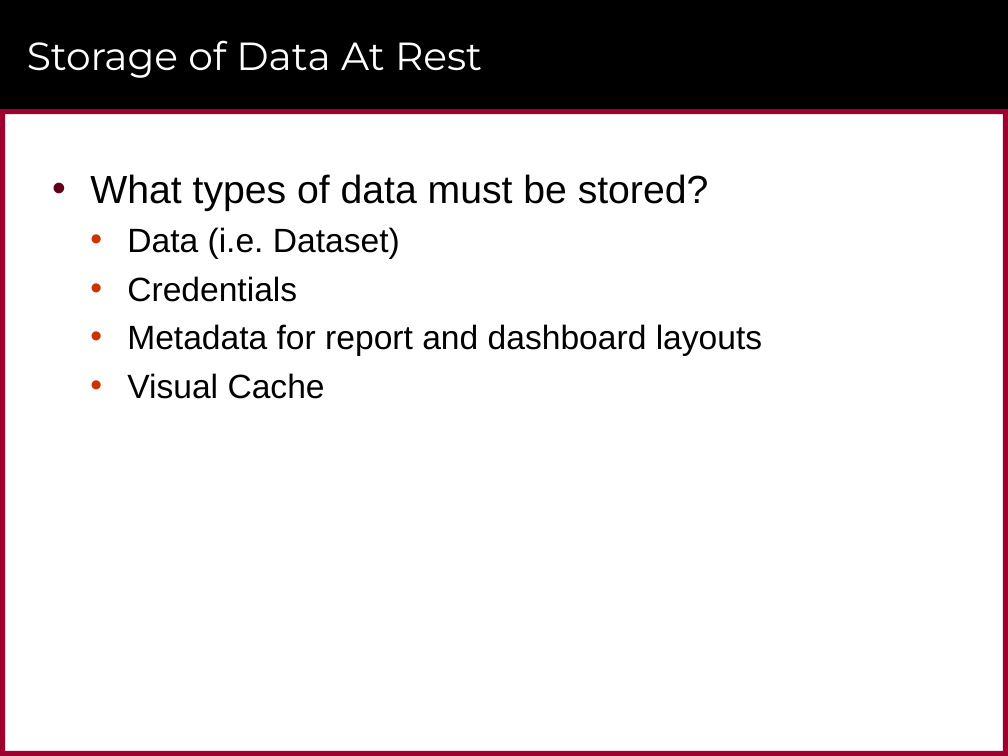
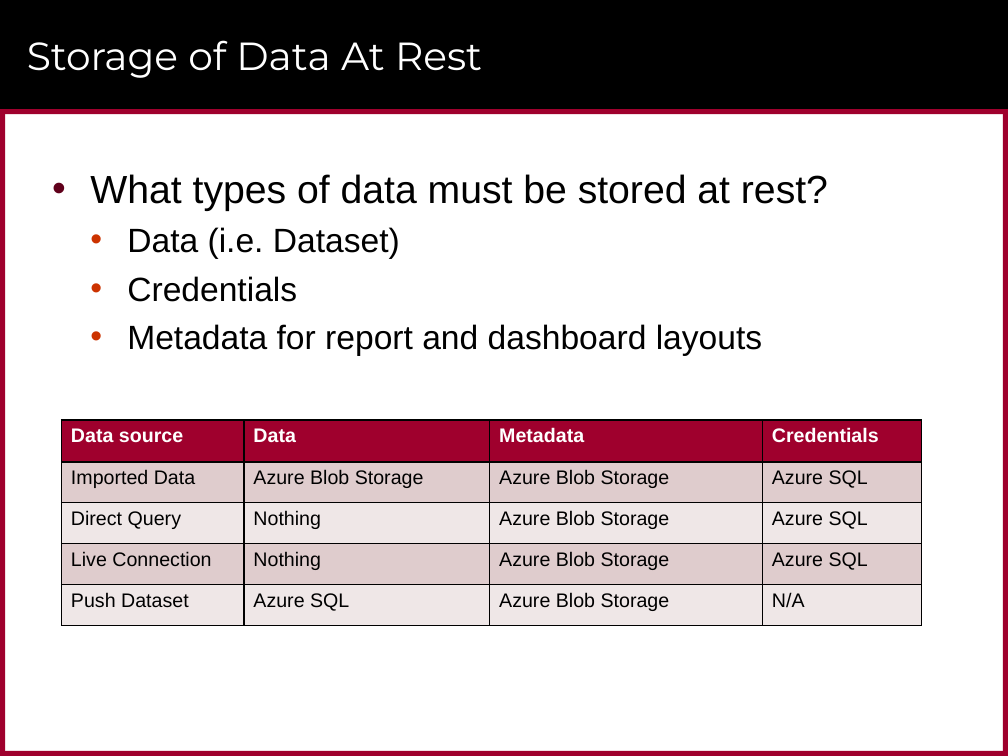
Before and after one commit to CriticalPathTraining/Summit2017, a slide deck: slide 19 of Power BI Security Best Practices.pptx (slide 18 before the commit). Drawn at 1008x756 pixels with LibreOffice and Linux fonts; fonts in the diff are those of the drawing; background and template pictures are left out. Boxes give left, top, right and bottom in pixels: in the first picture for what was removed or moved away, otherwise in the second. Text is boxed around its words. In the diff, an @@ line names an element or a change of style, - is before the commit and + after.

```diff
--- a/Power BI Security Best Practices.pptx
+++ b/Power BI Security Best Practices.pptx
@@ text at (90, 174, 828, 211): text changed @@
-• What types of data must be stored?
+• What types of data must be stored at rest?
@@ text at (127, 373, 325, 399): paragraph removed @@
-  • Visual Cache
@@ table added at (61, 420, 921, 626), 5 rows, 4 columns @@
+Data source | Data | Metadata | Credentials
+Imported Data | Azure Blob Storage | Azure Blob Storage | Azure SQL
+Direct Query | Nothing | Azure Blob Storage | Azure SQL
+Live Connection | Nothing | Azure Blob Storage | Azure SQL
+Push Dataset | Azure SQL | Azure Blob Storage | N/A
```
Also in this commit, not shown: 20 other slides changed, 18 slides added, 7 slides removed, 1 other file.
